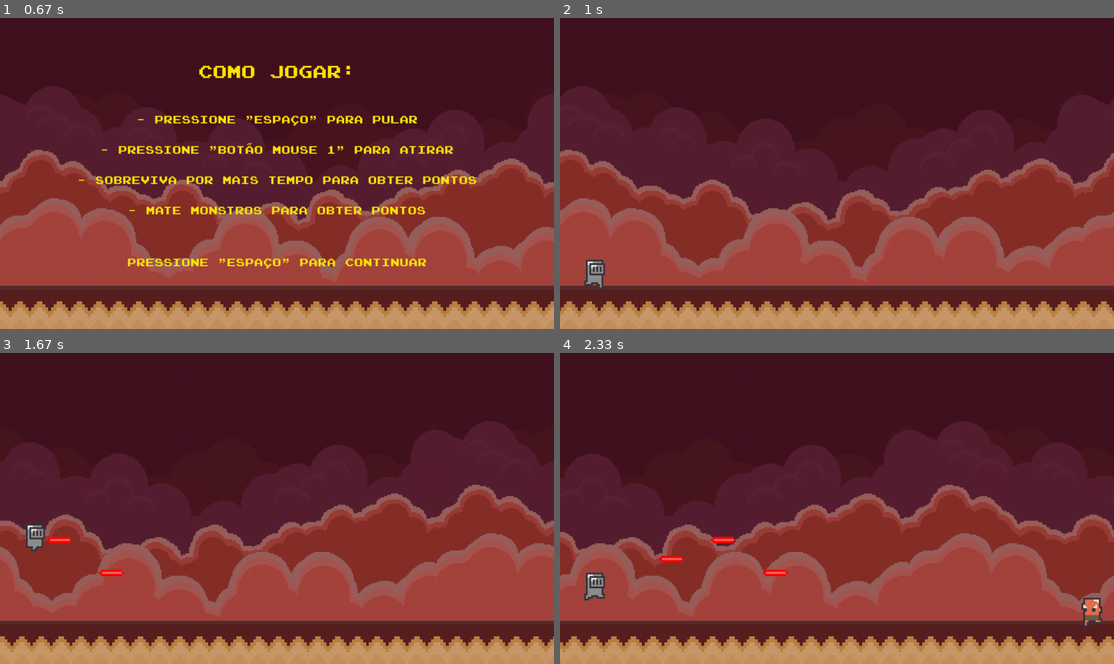
Above: before the commit, frames 1-4 (two rows, left to right).
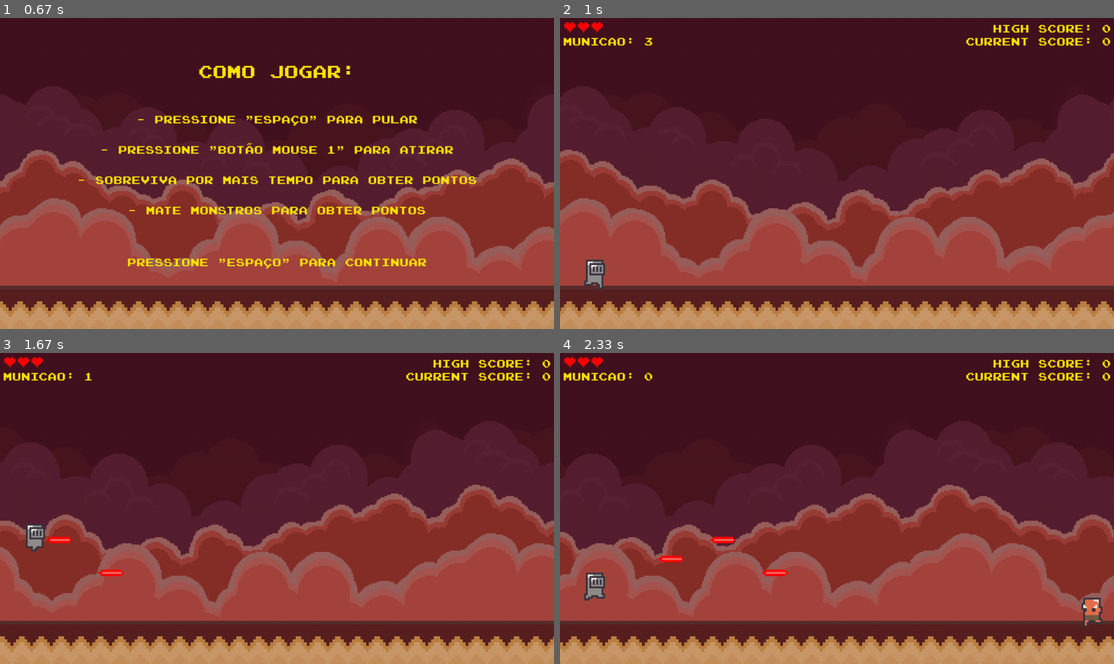
Above: after the commit, the same moments.

Repository: insper-classroom/devlife-23-1-projeto-pygame-henrique-e-guilherme
Game: pygame game, started from jogo/funcoes/jogo.py
Two runs of this game, one before a commit and one after it. Both use one fixed random seed, a clock stepped at 60 frames per second and the inputs below.
Inputs (mouse positions are in pixels of both pictures, inside the frame that each line leads up to):
- Up to frame 1 (0.67 s): tap Space at 0.33 s
- Up to frame 2 (1 s): tap Space at 0.73 s
- Up to frame 3 (1.67 s): tap Space at 1.03 s; click (105, 461) at 1.22 s; click (481, 617) at 1.55 s
- Up to frame 4 (2.33 s): click (848, 402) at 1.88 s; tap Space at 2.23 s

Frame 1 is identical in both runs. In frame 2, 1.0% of the frame differs, in the area x 0-100%, y 1-9%; in frame 3, 1.0%; in frame 4, 1.0%.

Commit message:
Hud re adicionada

Diff:
--- a/jogo/funcoes/classes.py
+++ b/jogo/funcoes/classes.py
@@ -192,6 +192,14 @@
         if abs(self.scroll_chao) > self.chao.get_width():
             self.scroll_chao = 0
 
+        #Vidas
+        self.tela.blit(self.texto_vidas, (7, 0))
+
+        #Score
+        self.tela.blit(self.texto_pontuacao, (1273 - self.texto_pontuacao.get_width(), 40))
+
+        #High score
+        self.tela.blit(self.texto_highscore, (1273 - self.texto_highscore.get_width(), 10))
 
         for inimigo in self.lista_de_inimigos:
             inimigo.update()
@@ -207,6 +215,7 @@
 
         self.Clock.tick(60) #https://www.pygame.org/docs/ref/time.html#pygame.time.Clock.tick
 
+        self.tela.blit(self.texto_municao, (7, 40))
 
         pygame.display.update()
 
